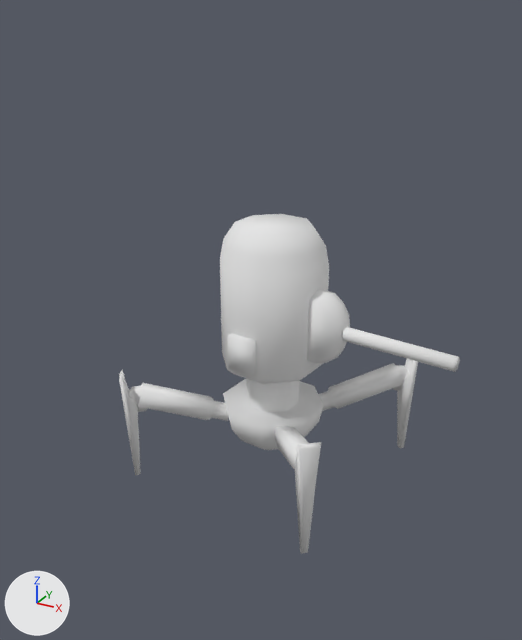
Two versions of the Blender file Assets/Resources/Models/BasicRobot.blend, one commit apart.
One viewpoint serves both versions: a 50 mm lens placed at (3.99, -7.64, 5.93), pointed at (0.2, -0.74, 2.49). Lighting does not change. The marker at lower left points along +X, +Y and +Z.

In view in the first picture: 'Robot'.
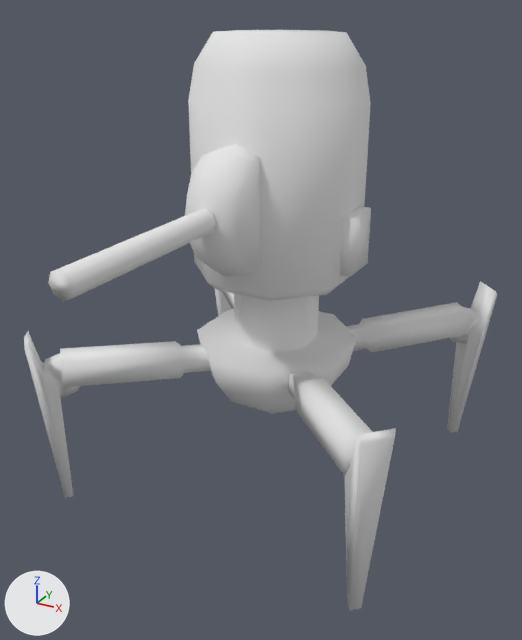
Pixel boxes (x1, y1, x2, y2) of what changed, in the pictures (522 x 640 px; the box of a moved part takes in the faces that stretch with it):
'Robot', reshaped, moved, turned, rescaled: before (119, 214, 460, 554); after (24, 30, 497, 611)
'Firer', added: after (48, 209, 216, 301)
part 1 of me_sphere_000, moved or reshaped: before (246, 378, 299, 413); after (234, 294, 319, 352)
part 2 of me_sphere_000, moved or reshaped: before (223, 379, 323, 450); after (197, 309, 356, 414)
part 3 of me_sphere_000, moved or reshaped (not visible before): after (447, 281, 497, 432)
part 4 of me_sphere_000, moved or reshaped (not visible before): after (346, 302, 480, 352)
part 5 of me_sphere_000, moved or reshaped: before (318, 363, 409, 411); after (288, 371, 372, 477)
part 6 of me_sphere_000, moved or reshaped: before (129, 383, 228, 421); after (222, 291, 234, 309)
part 7 of me_sphere_000, moved or reshaped: before (119, 370, 141, 475); after (344, 428, 396, 611)
part 8 of me_sphere_000, moved or reshaped: before (275, 426, 309, 469); after (43, 341, 211, 397)
part 9 of me_sphere_000, moved or reshaped: before (295, 442, 321, 554); after (24, 331, 73, 498)
part 10 of me_sphere_000, moved or reshaped: before (397, 359, 418, 448); after (215, 289, 231, 316)
part 11 of me_sphere_000, moved or reshaped: before (220, 214, 329, 384); after (188, 30, 371, 301)
part 12 of me_sphere_000, moved or reshaped: before (307, 289, 350, 363); after (185, 143, 260, 277)
part 13 of me_sphere_000, moved or reshaped (not visible afterwards): before (227, 333, 256, 377)
part 14 of me_sphere_000, moved or reshaped (not visible before): after (340, 206, 371, 277)
part 15 of me_sphere_000, deleted: before (342, 327, 460, 372)

What changed in the scene script:
```text
Change me_sphere_000:
    where me_sphere_000.from_pydata(...)  # 376 vertices, 245 faces; spans x -1.52..1.5, y -1.0..2.44, z -1.52..2.45
    used by ob_robot; location = (0.0, 0.0, 1.0); rotation_euler = (1.571, 0.0, 1.461), in degrees (90, 0, 84)
    me_sphere_000 part 1: the loose piece of 16 vertices spanning x -0.36..0.32, y -0.01..0.55, z -0.35..0.32 is moved by (0.0, 1.31, 0.0)
    me_sphere_000 part 2: the loose piece of 33 vertices spanning x -0.67..0.62, y -0.71..-0.01, z -0.66..0.63 is moved by (0.0, 1.31, 0.0)
    me_sphere_000 part 3: the loose piece of 18 vertices spanning x 1.2..1.5, y -1.0..0.55, z -1.5..-1.2 is multiplied about its middle by the matrix ((0.999, 0.039, 0.001), (-0.039, 0.999, 0.037), (0.001, -0.037, 0.999)), then moved by (0.03, 1.0, -0.03)
    me_sphere_000 part 4: the loose piece of 36 vertices spanning x 0.36..1.4, y -0.25..0.32, z -1.4..-0.39 is multiplied about its middle by the matrix ((0.985, 0.172, 0.014), (-0.172, 0.971, 0.165), (0.014, -0.165, 0.986)), then moved by (0.02, 1.16, -0.02)
    me_sphere_000 part 5: the loose piece of 36 vertices spanning x 0.36..1.38, y -0.25..0.33, z 0.36..1.38 is multiplied about its middle by the matrix ((0.986, 0.168, -0.015), (-0.168, 0.971, -0.167), (-0.014, 0.168, 0.986)), then moved by (0.02, 1.16, 0.02)
    me_sphere_000 part 6: the loose piece of 36 vertices spanning x -1.41..-0.4, y -0.24..0.34, z -1.41..-0.39 is multiplied about its middle by the matrix ((0.986, -0.168, -0.014), (0.168, 0.971, 0.169), (-0.014, -0.169, 0.986)), then moved by (-0.02, 1.16, -0.02)
    me_sphere_000 part 7: the loose piece of 18 vertices spanning x -1.52..-1.22, y -1.0..0.55, z -1.52..-1.22 is multiplied about its middle by the matrix ((-1.0, 0.022, -0.006), (0.022, 1.0, 0.021), (0.007, 0.021, -1.0)), then moved by (2.74, 1.0, 2.74)
    me_sphere_000 part 8: the loose piece of 36 vertices spanning x -1.39..-0.39, y -0.25..0.32, z 0.35..1.39 is multiplied about its middle by the matrix ((0.987, -0.159, 0.01), (0.158, 0.972, -0.176), (0.018, 0.176, 0.984)), then moved by (-0.03, 1.16, 0.03)
    me_sphere_000 part 9: the loose piece of 18 vertices spanning x -1.5..-1.21, y -1.0..0.55, z 1.21..1.5 is multiplied about its middle by the matrix ((0.999, -0.037, 0.003), (0.037, 0.999, -0.033), (-0.002, 0.033, 0.999)), then moved by (-0.03, 1.0, 0.02)
    me_sphere_000 part 10: the loose piece of 18 vertices spanning x 1.18..1.48, y -1.0..0.55, z 1.18..1.48 is multiplied about its middle by the matrix ((-0.999, -0.05, 0.008), (-0.051, 0.997, -0.052), (-0.005, -0.053, -0.999)), then moved by (-2.72, 1.0, -2.72)
    me_sphere_000 part 11: the loose piece of 40 vertices spanning x -0.67..0.63, y 0.55..2.44, z -0.66..0.63 is moved by (0.0, 1.31, 0.0)
    me_sphere_000 part 12: the loose piece of 33 vertices spanning x -0.23..0.19, y 0.76..1.73, z 0.63..1.08 is moved by (0.0, 1.31, 0.0)
    me_sphere_000 part 13: the loose piece of 8 vertices spanning x -0.76..-0.67, y 0.71..1.17, z -0.2..0.17 is moved by (0.0, 1.31, 0.0)
    me_sphere_000 part 14: the loose piece of 8 vertices spanning x 0.63..0.72, y 0.71..1.17, z -0.2..0.17 is moved by (0.0, 1.31, 0.0)
    me_sphere_000 part 15: the loose piece of 16 vertices spanning x -0.11..0.07, y 1.16..1.34, z 1.05..2.45 is deleted
Add me_sphere_001:
    me_sphere_001.from_pydata([(-0.002, -0.44, -1.401), (-0.002, -0.44, -0.001), (-0.067, -0.413, -1.401), (-0.067, -0.413, -0.001), (-0.093, -0.349, -1.401), (-0.093, -0.349, -0.001), (-0.066, -0.284, -1.401), (-0.066, -0.284, -0.001), (-0.002, -0.257, -1.401), (-0.002, -0.257, -0.001), (0.063, -0.284, -1.401), (0.063, -0.284, -0.001), (0.09, -0.349, -1.401), (0.09, -0.349, -0.001), (0.063, -0.414, -1.401), (0.063, -0.414, -0.001)], [], [(0, 1, 3, 2), (2, 3, 5, 4), (4, 5, 7, 6), (6, 7, 9, 8), (8, 9, 11, 10), (10, 11, 13, 12), (3, 1, 15, 13, 11, 9, 7, 5), (12, 13, 15, 14), (14, 15, 1, 0)])
    me_sphere_001.materials.append(mat_material)  # its picture is missing
Change ob_robot:
    ob_robot.location: (0.0, 0.0, 1.0) -> (0.03, 0.0, 0.0)
    ob_robot.rotation_euler: (1.571, 0.0, 1.461) -> (1.571, 0.0, 0.0)  # degrees (90, 0, 84) -> degrees (90, 0, 0)
    ob_robot.scale: (1.0, 1.0, 1.0) -> (1.5, 1.5, 1.5)
Add ob_firer:
    ob_firer = bpy.data.objects.new('Firer', me_sphere_001)
    ob_firer.location = (0.0, -3.68, 4.39)
    ob_firer.rotation_euler = (1.571, 0.0, 0.0)  # degrees (90, 0, 0)
    ob_firer.scale = (1.5, 1.5, 1.5)
```
